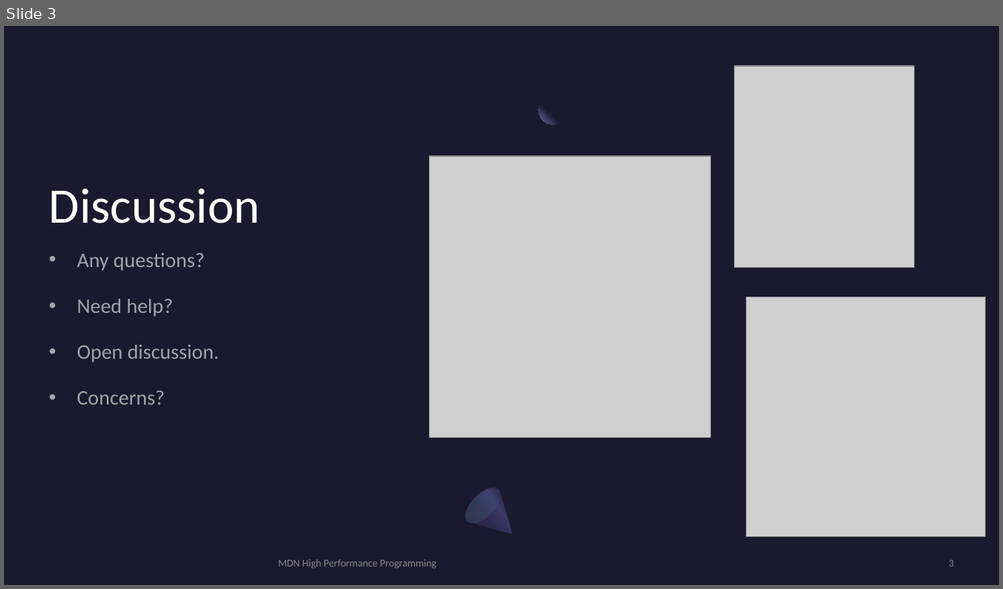
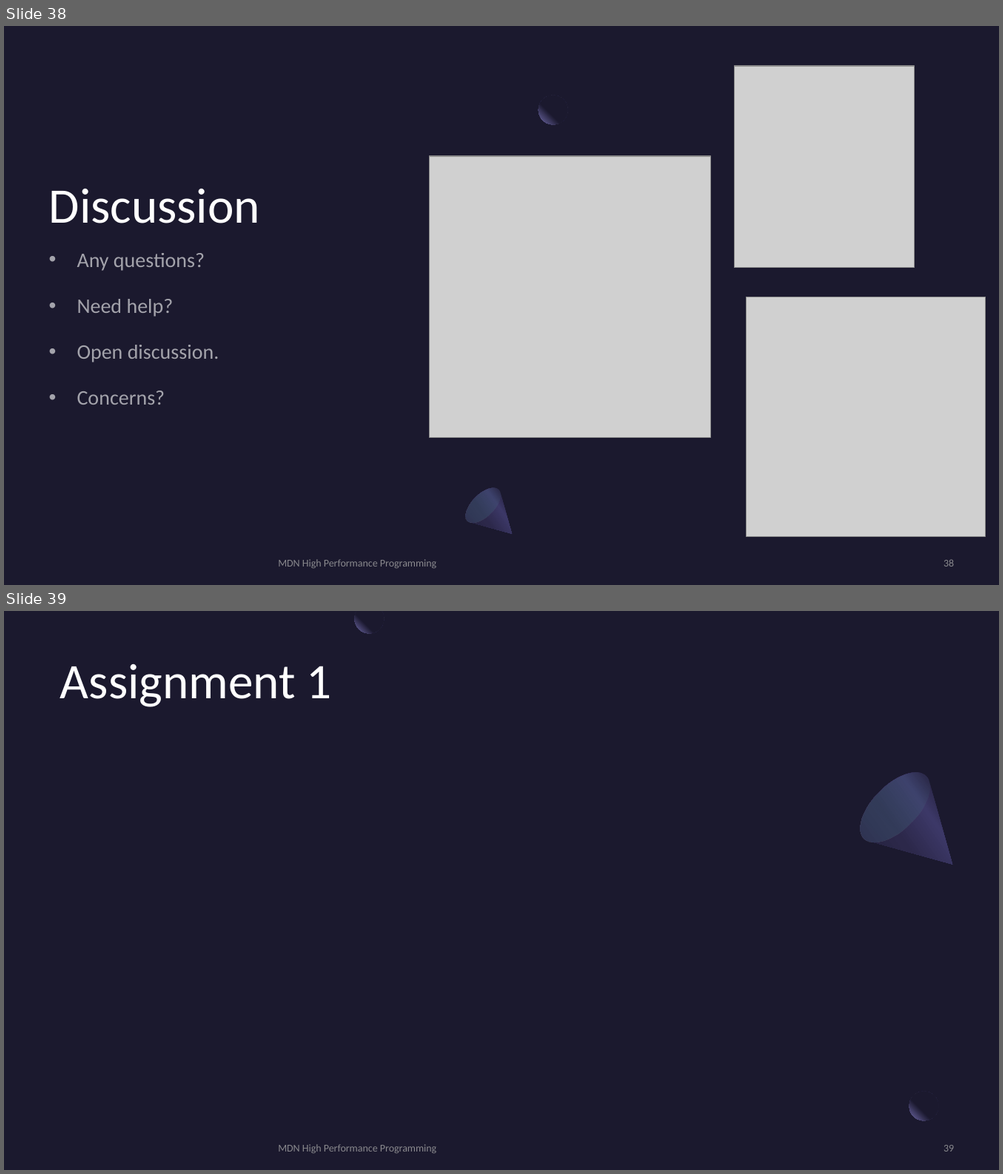
Before and after one commit to MonashDeepNeuron/HPP, a slide deck: content/part4/slides/hpp_part4.pptx. Shown one above the other, each under a label of ours: slide 3 before the commit, slides 38 and 39 after it. The pictures are 1003x589 and 1003x1174 pixels, drawn with LibreOffice and Linux fonts; fonts in the diff are those of the drawing; grey boxes stand for pictures. Boxes give left, top, right and bottom in pixels: in the first picture for what was removed or moved away, otherwise in the second. Text is boxed around its words. In the diff, an @@ line names an element or a change of style, - is before the commit and + after.

```diff
--- a/content/part4/slides/hpp_part4.pptx
+++ b/content/part4/slides/hpp_part4.pptx
@@ slide 39 added at bbox=[4, 611, 999, 1170], background #1B192E @@
@@ freeform shape added at bbox=[355, 611, 384, 633], fill gradient #1B192E to #7771B2 @@
@@ title added at bbox=[60, 664, 332, 707], 48 pt, text #FFFFFF @@
+Assignment 1
@@ freeform shape added at bbox=[848, 760, 983, 896], fill gradient #2C284A to #3C3867 to #1B192E @@
@@ ellipse added at bbox=[848, 760, 942, 854], fill gradient #454075 to #5BEFC1 @@
@@ ellipse added at bbox=[909, 1092, 938, 1122], fill gradient #1B192E to #7771B2 @@
@@ rectangle added at bbox=[938, 1086, 969, 1116], fill #1B192E at 80% opacity @@
@@ text added at bbox=[278, 1145, 436, 1153], 10 pt, text #A6A6A6 at 80% opacity @@
+MDN High Performance Programming
@@ page number added at bbox=[943, 1145, 953, 1152], 10 pt, text #A6A6A6 at 80% opacity @@
+39
@@ what was slide 3 is now slide 38 @@
@@ page number at bbox=[943, 560, 953, 567]: text changed @@
-3
+38
```
Also in this commit, not shown: 2 slides changed, 2 other slides added, 2 slides removed, 4 other files.
